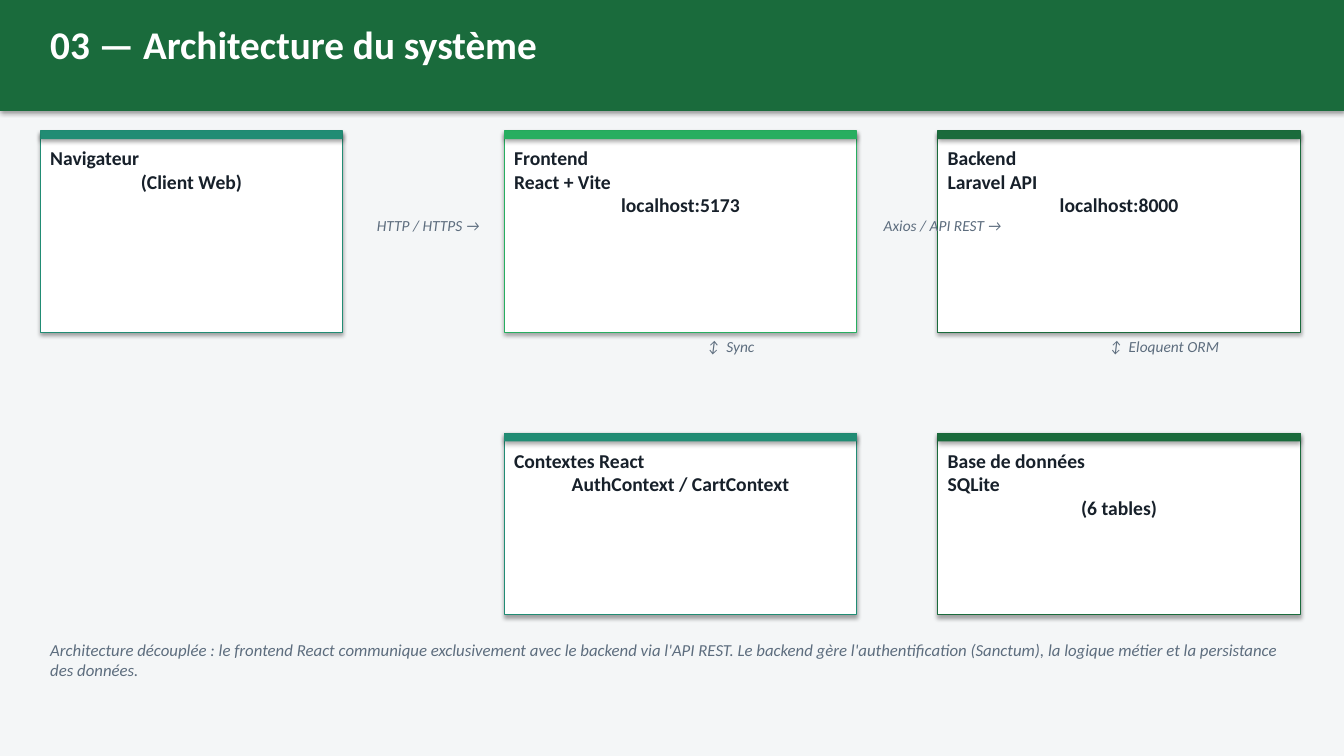
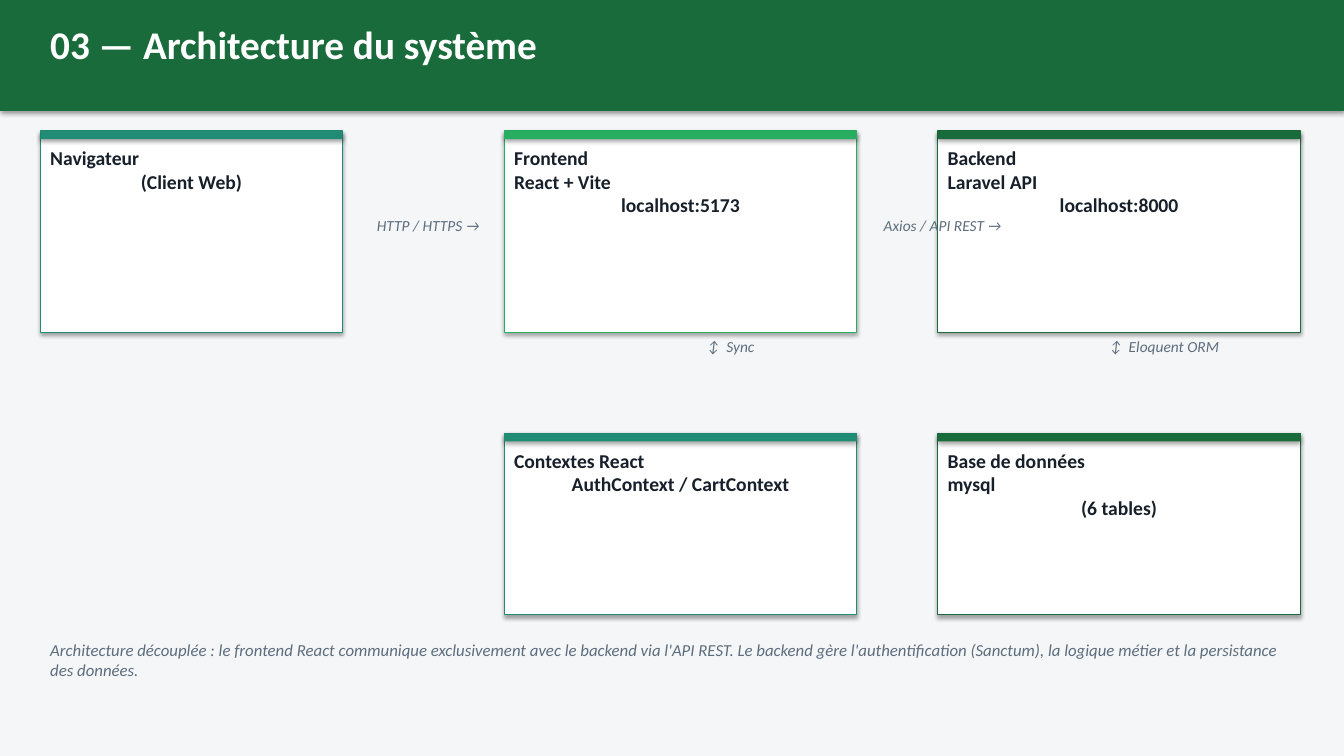
Before and after one commit to Milad-css/gestion-_pharmacie, a slide deck: slide 5 of Presentation_Gestion_Pharmacie.pptx. Drawn at 1344x756 pixels with LibreOffice and Linux fonts; fonts in the diff are those of the drawing. Boxes give left, top, right and bottom in pixels: in the first picture for what was removed or moved away, otherwise in the second. Text is boxed around its words. In the diff, an @@ line names an element or a change of style, - is before the commit and + after.

```diff
--- a/Presentation_Gestion_Pharmacie.pptx
+++ b/Presentation_Gestion_Pharmacie.pptx
@@ text at (x1=948, y1=454, x2=1157, y2=518): text changed @@
-Base de données
-SQLite
-(6 tables)
+Base de données
+mysql
+(6 tables)
```
Also in this commit, not shown: 1 other slide changed, 6 other files.
